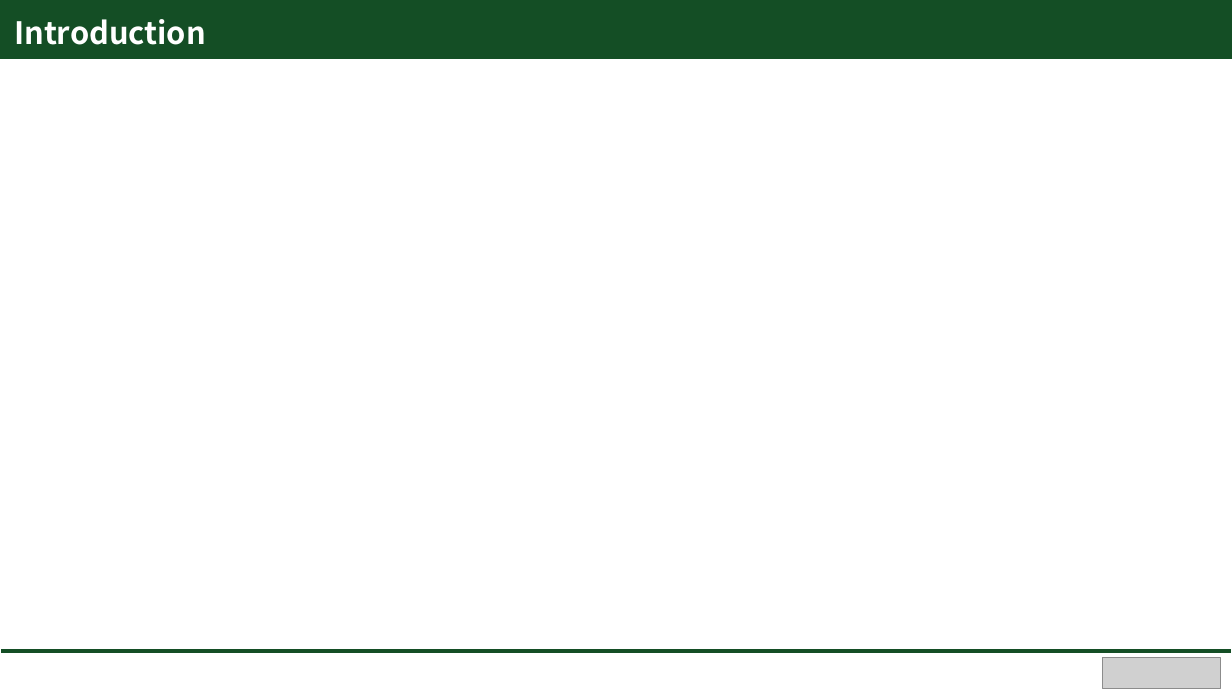
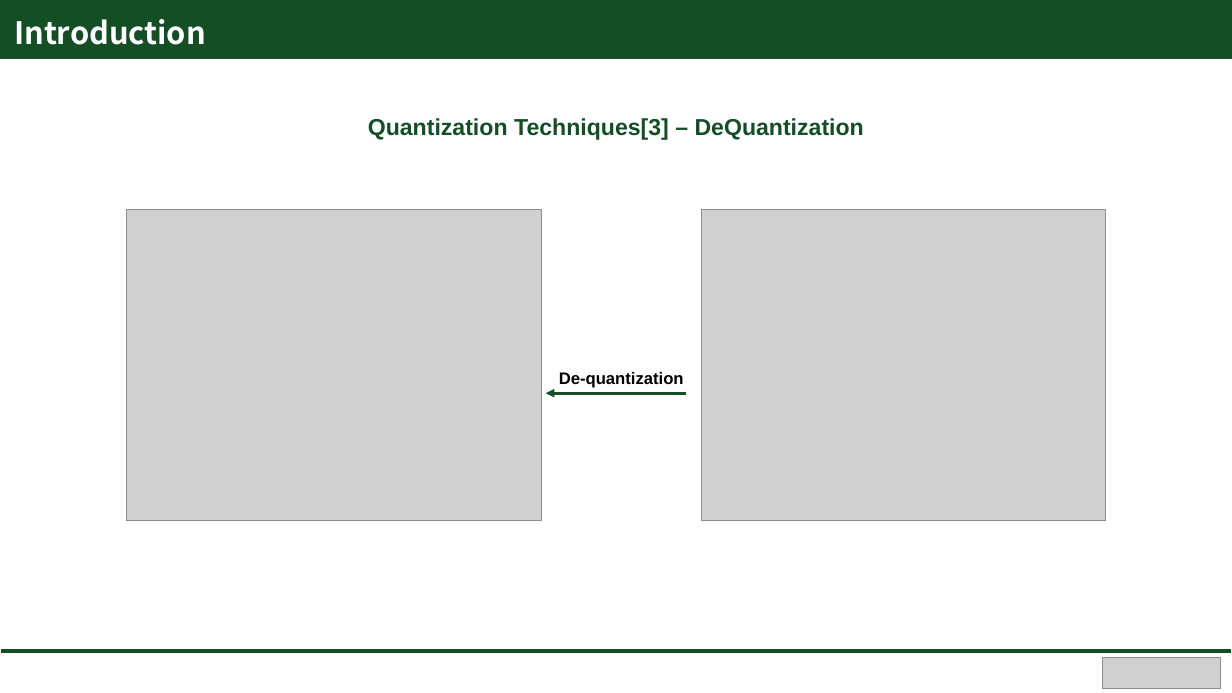
Before and after one commit to Hongsehyun/SV_Intern_Memo, a slide deck: slide 10 of 1. Study Summary/Paper Review/[2nd_Paper Review] Introduction and Execution of Quantization based on PyTorch.pptx. Drawn at 1232x693 pixels with LibreOffice and Linux fonts; fonts in the diff are those of the drawing; grey boxes stand for pictures. Boxes give left, top, right and bottom in pixels: in the first picture for what was removed or moved away, otherwise in the second. Text is boxed around its words. In the diff, an @@ line names an element or a change of style, - is before the commit and + after.

```diff
--- a/1. Study Summary/Paper Review/[2nd_Paper Review] Introduction and Execution of Quantization based on PyTorch.pptx
+++ b/1. Study Summary/Paper Review/[2nd_Paper Review] Introduction and Execution of Quantization based on PyTorch.pptx
@@ text added at (368, 118, 864, 140), 18 pt, text #144E25, bold @@
+Quantization Techniques[3] – DeQuantization
@@ group added at (127, 210, 1105, 520): 2 pictures, 1 arrow, 1 text @@
+De-quantization
```
Also in this commit, not shown: 10 other slides changed, 1 slide added, 2 slides removed, 2 other files.
